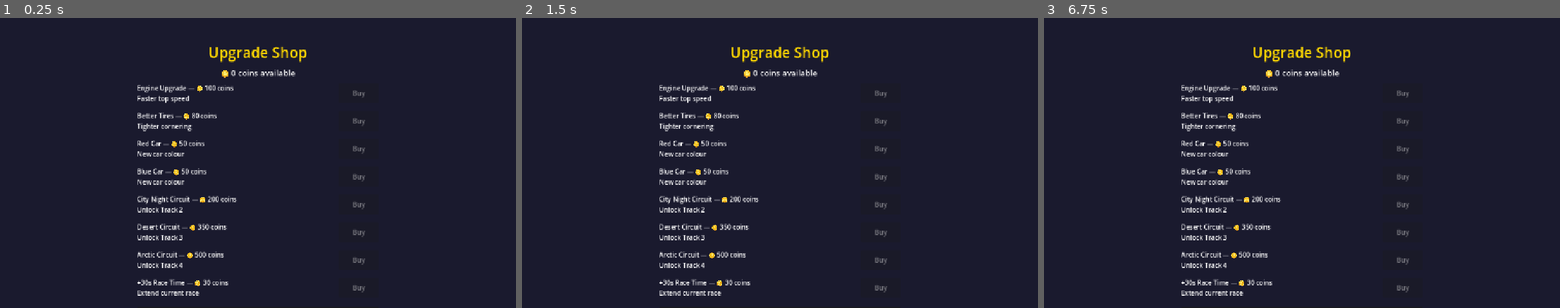
Above: before the commit, frames 1-3 (left to right).
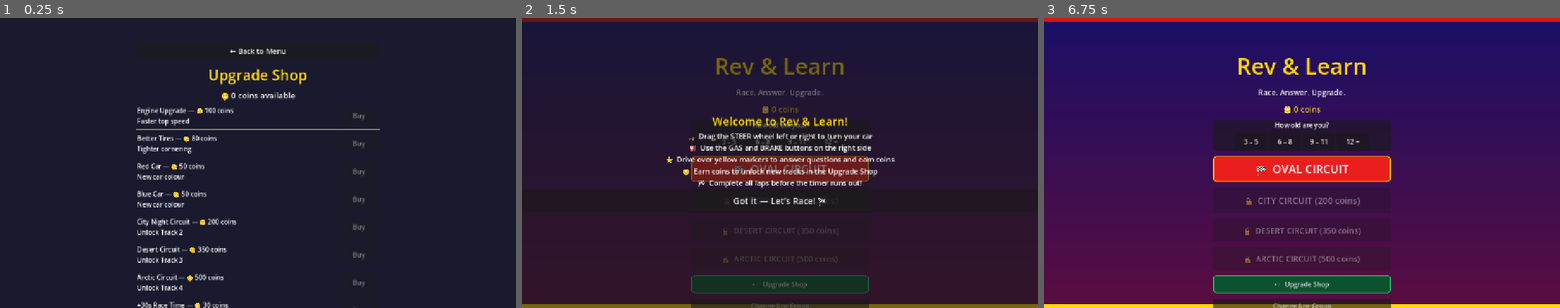
Above: after the commit, the same moments.

Repository: martinwamb/car-racing-game
Game: Godot game, scene res://scenes/upgrade_shop.tscn
The game is run twice, just before and just after one commit, with the same random seed, the same clock (stepped at 60 frames per second) and the same inputs. This scene is started directly instead of the project's main scene.
Inputs (mouse positions are in pixels of both pictures, inside the frame that each line leads up to):
- Up to frame 1 (0.25 s): no input
- Up to frame 2 (1.5 s): click (780, 49) at 0.5 s, where only the run after the commit has a clickable "← Back to Menu"; click (780, 284) at 1.25 s, where only the run after the commit has a clickable "🛒 Upgrade Shop"
- Up to frame 3 (6.75 s): click (1250, 142) at 2 s, where only the run after the commit has a clickable "3 – 5"; click (1286, 142) at 2.75 s, where only the run after the commit has a clickable "6 – 8"; click (1317, 142) at 3.5 s, where only the run after the commit has a clickable "9 – 11"; click (1353, 142) at 4.25 s, where only the run after the commit has a clickable "12 +"; click (1302, 168) at 5 s, where only the run after the commit has a clickable "🏁 OVAL CIRCUIT"; click (1302, 305) at 5.75 s, where only the run after the commit has a clickable "Change Age Group"; click (1302, 200) at 6.5 s, where only the run after the commit has a clickable "Got it — Let's Race! 🏁"

The runs differ from the first frame. In frame 1, 6.3% of the frame differs, in the area x 26-74%, y 9-100%; in frame 2, 13%; in frame 3, 96%, in the area x 0-100%, y 0-100%.

Commit message:
fix: move Back button to top of upgrade shop so it is always visible
Co-Authored-By: Claude Sonnet 4.6 <noreply@anthropic.com>

Diff:
--- a/godot_project/scenes/upgrade_shop.tscn
+++ b/godot_project/scenes/upgrade_shop.tscn
@@ -26,6 +26,12 @@
 offset_bottom = 300.0
 theme_override_constants/separation = 12
 
+[node name="BackBtn" type="Button" parent="VBox"]
+layout_mode = 2
+custom_minimum_size = Vector2(0, 44)
+text = "← Back to Menu"
+theme_override_font_sizes/font_size = 18
+
 [node name="Title" type="Label" parent="VBox"]
 layout_mode = 2
 text = "Upgrade Shop"
@@ -46,9 +52,3 @@
 theme_override_constants/separation = 8
 
 ; Items are generated at runtime by upgrade_shop.gd
-
-[node name="BackBtn" type="Button" parent="VBox"]
-layout_mode = 2
-custom_minimum_size = Vector2(0, 44)
-text = "← Back to Menu"
-theme_override_font_sizes/font_size = 18
